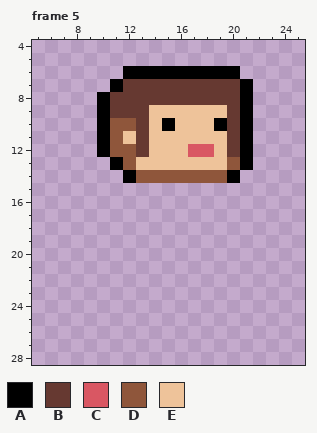
Two states of a pixel-art file, Assets/_Sprites/PlayerSprite.aseprite. Above, as it was before the edit.
32x32 pixels, 5 frames. Shown: frame 5: x 5..25, y 4..28. The commit also changed other frames, which this record leaves out.
Palette (. is transparent): A #000000  B #663931  C #d95763  D #8f563b  E #eec39a
Pixels before, frame 5, first column x 10:
 6 ..AAAAAAAAA.
 7 .ABBBBBBBBBA
 8 ABBBBBBBBBBA
 9 ABBBEEEEEEBA
10 ADDBEAEEEABA
11 ADEBEEEEEEBA
12 ADDBEEECCEBA
13 .ADEEEEEEEDA
14 ..ADDDDDDDA.
And afterwards:
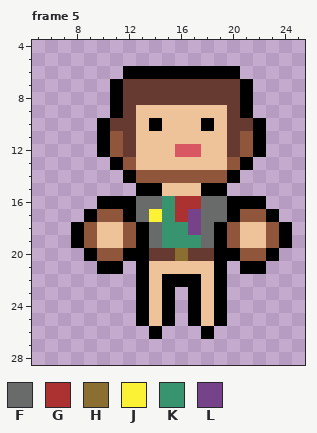
Colours new in this view: F #696a6a  G #ac3232  H #8a6f30  J #fbf236  K #37946e  L #76428a
Author's note on the commit: Added the desired 6 sides for the PlayerSprite
From old to new:
layer "Body" now shown
layer "Right Hand" now shown
layer "Left Hand" now shown
Frame 5:
y 8: x 10..11 AB -> .A
y 9: x 10..11 AB -> .A; x 13 B -> E
y 10: x 11..15 DDBEA -> BBEAE; x 18..19 EA -> AE; x 21..22 A. -> BA
y 11: x 12..13 EB -> BE; x 21..22 A. -> DA
y 12: x 12..13 DB -> BE; x 16 E -> C; x 18 C -> E; x 21..22 A. -> DA
y 15: x 13..19 ....... -> AAEEEAA
y 16: x 10..22 ............. -> AAAFFKGGFFAAA
y 17: x 9..23 ............... -> ADDAFJKGLFFADDA
y 18: x 8..24 ................. -> ADEEDAFKKLFADEEDA
y 19: x 8..24 ................. -> ADEEDAFKKKFADEEDA
y 20: x 9..23 ............... -> ADDAABBHBBAADDA
y 21: x 10..11 .. -> AA; x 13..19 ....... -> AEEEEEA; x 21..22 .. -> AA
y 22: x 13..19 ....... -> AEAAAEA
y 23..25: x 13..15 ... -> AEA; x 17..19 ... -> AEA
y 26: x 14 . -> A; x 18 . -> A
Boxes around the changes in both pictures, in picture pixels (x1, y1, x2, y2):
changed: (71, 92, 292, 339)
